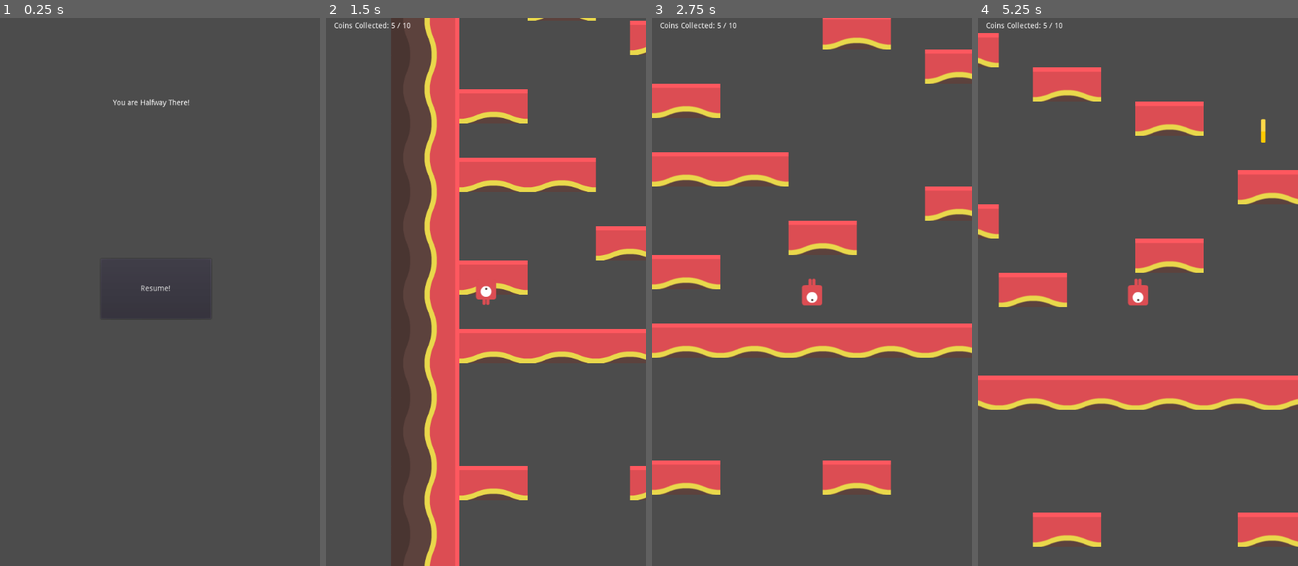
Above: before the commit, frames 1-4 (left to right).
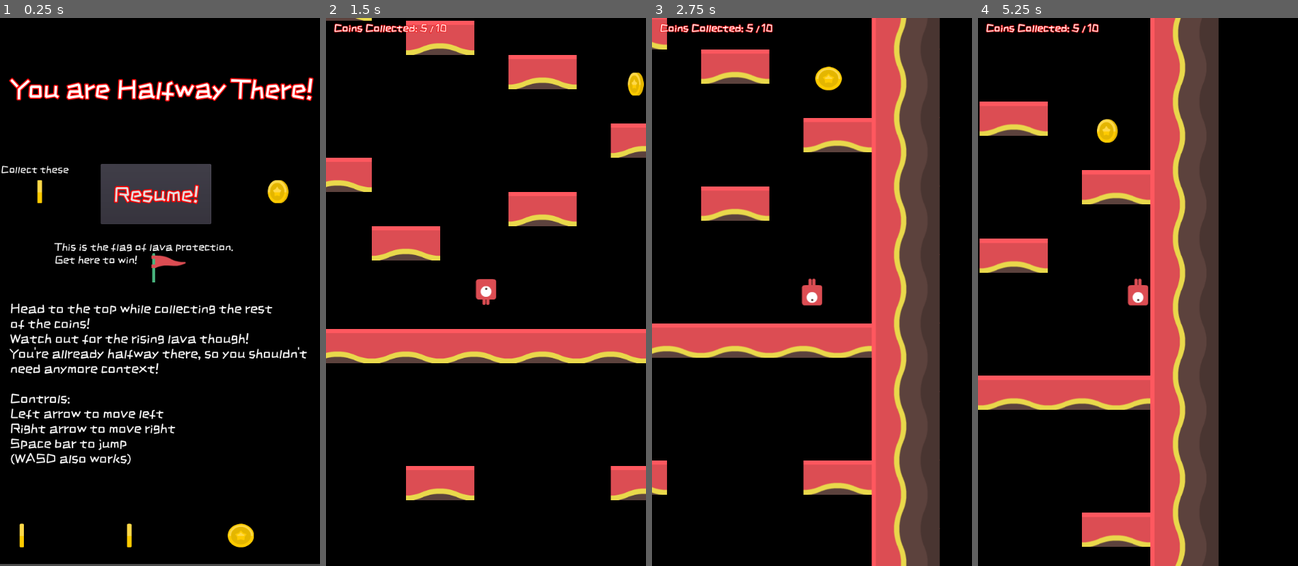
Above: after the commit, the same moments.

Repository: Cecilist/midterm-JDCecil
Game: Godot game, scene res://src/TitleScreen.tscn
Two runs of this game, one before a commit and one after it. Both use one fixed random seed, a clock stepped at 60 frames per second and the inputs below.
Inputs:
- Up to frame 1 (0.25 s): no input
- Up to frame 2 (1.5 s): click "Resume!" at 0.5 s; hold Right (move_right) from 1.28 s (still down); tap Space (jump) at 1.35 s
- Up to frame 3 (2.75 s): keep holding Right (move_right); tap Space (jump) at 1.52, 1.82, 2.1, 2.27, 2.57 s
- Up to frame 4 (5.25 s): release Right (move_right) at 2.78 s; hold Left (move_left) 2.78-3.53 s; tap Space (jump) at 2.85, 3.6, 3.77, 4.07, 4.35, 4.52, 4.82, 5.1 s; hold Right (move_right) 3.53-5.03 s; hold Left (move_left) from 5.03 s (still down)

The runs differ from the first frame. In frame 1, 96% of the frame differs, in the area x 0-100%, y 0-100%; in frame 2, 95%; in frame 3, 88%; in frame 4, 90%.

Commit message:
Added fonts and backgrounds, added coins to title and win screens

Diff:
--- a/project.godot
+++ b/project.godot
@@ -18,6 +18,7 @@
 
 window/size/width=600
 window/size/height=1024
+window/size/resizable=false
 
 [input]
 
--- a/src/AllCoinsWin.tscn
+++ b/src/AllCoinsWin.tscn
@@ -1,39 +1,158 @@
-[gd_scene load_steps=2 format=2]
+[gd_scene load_steps=11 format=2]
 
 [ext_resource path="res://src/GameOver.gd" type="Script" id=1]
+[ext_resource path="res://assets/gold_1.png" type="Texture" id=2]
+[ext_resource path="res://src/ZCOOLKuaiLe-Regular.ttf" type="DynamicFontData" id=3]
+[ext_resource path="res://assets/gold_2.png" type="Texture" id=4]
+[ext_resource path="res://assets/gold_3.png" type="Texture" id=5]
+[ext_resource path="res://assets/gold_4.png" type="Texture" id=6]
+
+[sub_resource type="DynamicFont" id=1]
+size = 45
+outline_size = 2
+outline_color = Color( 1, 0, 0, 1 )
+font_data = ExtResource( 3 )
+
+[sub_resource type="DynamicFont" id=2]
+size = 20
+outline_size = 1
+outline_color = Color( 1, 0.0156863, 0.0156863, 1 )
+font_data = ExtResource( 3 )
+
+[sub_resource type="DynamicFont" id=3]
+size = 20
+outline_size = 1
+outline_color = Color( 1, 0, 0, 1 )
+font_data = ExtResource( 3 )
+
+[sub_resource type="SpriteFrames" id=4]
+animations = [ {
+"frames": [ ExtResource( 2 ), ExtResource( 4 ), ExtResource( 5 ), ExtResource( 6 ) ],
+"loop": true,
+"name": "default",
+"speed": 5.0
+} ]
 
 [node name="AllCoinsWin" type="Node2D"]
 script = ExtResource( 1 )
 
+[node name="ColorRect" type="ColorRect" parent="."]
+margin_left = -24.0
+margin_top = -22.0
+margin_right = 640.0
+margin_bottom = 1043.0
+rect_pivot_offset = Vector2( -255.366, 468.324 )
+color = Color( 0, 0, 0, 1 )
+__meta__ = {
+"_edit_use_anchors_": false
+}
+
 [node name="Label" type="Label" parent="."]
-margin_left = 129.189
-margin_top = 207.13
-margin_right = 573.189
-margin_bottom = 504.13
-text = "Way to go, You made it to the end with all the coins!"
+margin_left = -135.65
+margin_top = 87.6149
+margin_right = 744.35
+margin_bottom = 384.615
+custom_fonts/font = SubResource( 1 )
+text = "Way to go, You made it to
+the end with all the coins!"
+align = 1
 __meta__ = {
 "_edit_use_anchors_": false
 }
 
 [node name="TitleButton" type="Button" parent="."]
-margin_left = 171.045
-margin_top = 288.353
-margin_right = 291.045
-margin_bottom = 346.353
+margin_left = 320.0
+margin_top = 263.0
+margin_right = 462.0
+margin_bottom = 330.0
+custom_fonts/font = SubResource( 2 )
 text = "Back to Title"
 __meta__ = {
 "_edit_use_anchors_": false
 }
 
 [node name="RetryButton" type="Button" parent="."]
-margin_left = 170.0
-margin_top = 366.0
-margin_right = 294.0
-margin_bottom = 435.0
+margin_left = 112.017
+margin_top = 261.348
+margin_right = 236.017
+margin_bottom = 330.348
+custom_fonts/font = SubResource( 3 )
 text = "Play Again?"
 __meta__ = {
 "_edit_use_anchors_": false
 }
 
+[node name="TitleCoin" type="AnimatedSprite" parent="."]
+position = Vector2( 474.64, 491.211 )
+scale = Vector2( 0.587329, 0.518945 )
+frames = SubResource( 4 )
+frame = 2
+playing = true
+offset = Vector2( -730.045, -103.745 )
+
+[node name="TitleCoin2" type="AnimatedSprite" parent="."]
+position = Vector2( 569.392, 491.211 )
+scale = Vector2( 0.587329, 0.518945 )
+frames = SubResource( 4 )
+playing = true
+offset = Vector2( -730.045, -103.745 )
+
+[node name="TitleCoin3" type="AnimatedSprite" parent="."]
+position = Vector2( -451.393, 189.78 )
+scale = Vector2( 0.587329, 0.518945 )
+frames = SubResource( 4 )
+playing = true
+offset = Vector2( 1171.7, 477.108 )
+
+[node name="TitleCoin4" type="AnimatedSprite" parent="."]
+position = Vector2( 757.483, 491.211 )
+scale = Vector2( 0.587329, 0.518945 )
+frames = SubResource( 4 )
+playing = true
+offset = Vector2( -730.045, -103.745 )
+
+[node name="TitleCoin5" type="AnimatedSprite" parent="."]
+position = Vector2( 850.821, 491.211 )
+scale = Vector2( 0.587329, 0.518945 )
+frames = SubResource( 4 )
+playing = true
+offset = Vector2( -730.045, -103.745 )
+
+[node name="TitleCoin6" type="AnimatedSprite" parent="."]
+position = Vector2( 473.835, 603.891 )
+scale = Vector2( 0.587329, 0.518945 )
+frames = SubResource( 4 )
+playing = true
+offset = Vector2( -730.045, -103.745 )
+
+[node name="TitleCoin7" type="AnimatedSprite" parent="."]
+position = Vector2( 569.697, 603.891 )
+scale = Vector2( 0.587329, 0.518945 )
+frames = SubResource( 4 )
+frame = 3
+playing = true
+offset = Vector2( -730.045, -103.745 )
+
+[node name="TitleCoin8" type="AnimatedSprite" parent="."]
+position = Vector2( 759.886, 603.891 )
+scale = Vector2( 0.719945, 0.518945 )
+frames = SubResource( 4 )
+playing = true
+offset = Vector2( -730.045, -103.745 )
+
+[node name="TitleCoin9" type="AnimatedSprite" parent="."]
+position = Vector2( 756.997, 603.891 )
+scale = Vector2( 0.587329, 0.518945 )
+frames = SubResource( 4 )
+playing = true
+offset = Vector2( -730.045, -103.745 )
+
+[node name="TitleCoin10" type="AnimatedSprite" parent="."]
+position = Vector2( 848.553, 603.891 )
+scale = Vector2( 0.587329, 0.518945 )
+frames = SubResource( 4 )
+playing = true
+offset = Vector2( -730.045, -103.745 )
+
 [connection signal="pressed" from="TitleButton" to="." method="_on_TitleButton_pressed"]
 [connection signal="pressed" from="RetryButton" to="." method="_on_RetryButton_pressed"]
--- a/src/GameOver.tscn
+++ b/src/GameOver.tscn
@@ -1,35 +1,64 @@
-[gd_scene load_steps=2 format=2]
+[gd_scene load_steps=6 format=2]
 
 [ext_resource path="res://src/GameOver.gd" type="Script" id=1]
+[ext_resource path="res://src/ZCOOLKuaiLe-Regular.ttf" type="DynamicFontData" id=2]
+
+[sub_resource type="DynamicFont" id=1]
+size = 35
+outline_size = 2
+outline_color = Color( 1, 0, 0, 1 )
+font_data = ExtResource( 2 )
+
+[sub_resource type="DynamicFont" id=2]
+size = 20
+font_data = ExtResource( 2 )
+
+[sub_resource type="DynamicFont" id=3]
+size = 20
+font_data = ExtResource( 2 )
 
 [node name="GameOver" type="Node2D"]
 script = ExtResource( 1 )
 
+[node name="ColorRect" type="ColorRect" parent="."]
+margin_left = -24.0
+margin_right = 634.0
+margin_bottom = 1030.0
+color = Color( 0, 0, 0, 1 )
+__meta__ = {
+"_edit_use_anchors_": false
+}
+
 [node name="Label" type="Label" parent="."]
-margin_left = 129.189
-margin_top = 207.13
-margin_right = 573.189
-margin_bottom = 504.13
-text = "Ope, You lost."
+margin_left = 6.0
+margin_top = 45.0
+margin_right = 579.0
+margin_bottom = 509.0
+custom_fonts/font = SubResource( 1 )
+text = "Game Over!
+You tried to swim in lava"
+align = 1
 __meta__ = {
 "_edit_use_anchors_": false
 }
 
 [node name="TitleButton" type="Button" parent="."]
-margin_left = 171.045
-margin_top = 288.353
-margin_right = 291.045
-margin_bottom = 346.353
+margin_left = 356.0
+margin_top = 250.0
+margin_right = 472.0
+margin_bottom = 318.0
+custom_fonts/font = SubResource( 2 )
 text = "Back to Title"
 __meta__ = {
 "_edit_use_anchors_": false
 }
 
 [node name="RetryButton" type="Button" parent="."]
-margin_left = 170.0
-margin_top = 366.0
-margin_right = 277.0
-margin_bottom = 435.0
+margin_left = 132.701
+margin_top = 249.215
+margin_right = 250.701
+margin_bottom = 318.215
+custom_fonts/font = SubResource( 3 )
 text = "Try again?"
 __meta__ = {
 "_edit_use_anchors_": false
--- a/src/Level.gd
+++ b/src/Level.gd
@@ -2,7 +2,7 @@
 
 var totalCoins : int = 10
 # Since we start "half-way there" we start with half the coins already collected
-var coinsCollected : int = totalCoins / 2
+var coinsCollected : float = totalCoins / 2.0
 var _player : KinematicBody2D
 
 
--- a/src/Level.tscn
+++ b/src/Level.tscn
@@ -9,6 +9,13 @@
 [ext_resource path="res://assets/gold_4.png" type="Texture" id=7]
 [ext_resource path="res://src/Coin.gd" type="Script" id=8]
 [ext_resource path="res://src/flagRed_up.png" type="Texture" id=9]
+[ext_resource path="res://src/ZCOOLKuaiLe-Regular.ttf" type="DynamicFontData" id=10]
+
+[sub_resource type="DynamicFont" id=16]
+size = 20
+outline_size = 1
+outline_color = Color( 1, 0, 0, 1 )
+font_data = ExtResource( 10 )
 
 [sub_resource type="ConvexPolygonShape2D" id=8]
 points = PoolVector2Array( 128, 128, 0, 128, 0, 0, 128, 0 )
@@ -98,11 +105,25 @@
 [sub_resource type="RectangleShape2D" id=7]
 extents = Vector2( 801.772, 387.293 )
 
+[sub_resource type="DynamicFont" id=15]
+size = 200
+font_data = ExtResource( 10 )
+
 [sub_resource type="RectangleShape2D" id=14]
 extents = Vector2( 562.272, 28.1226 )
 
 [node name="Level" type="Node2D"]
 script = ExtResource( 2 )
+
+[node name="Background" type="ColorRect" parent="."]
+margin_left = -750.0
+margin_top = -1395.0
+margin_right = 1920.0
+margin_bottom = 2008.0
+color = Color( 0, 0, 0, 1 )
+__meta__ = {
+"_edit_use_anchors_": false
+}
 
 [node name="HUD" type="CanvasLayer" parent="."]
 
@@ -111,6 +132,7 @@
 margin_top = 8.40897
 margin_right = 127.136
 margin_bottom = 83.409
+custom_fonts/font = SubResource( 16 )
 text = "Coins Collected: 5 / 10"
 __meta__ = {
 "_edit_use_anchors_": false
@@ -122,7 +144,7 @@
 tile_data = PoolIntArray( -1048576, -1610612736, 0, -1048574, 2, 0, -1048572, 2, 0, -1048570, 2, 0, -1048568, 2, 0, -10 …(1532 unchanged characters)…
 
 [node name="SpawnPoint" type="Position2D" parent="."]
-position = Vector2( 172.72, 871.764 )
+position = Vector2( 593.169, 851.582 )
 
 [node name="Coin" type="Area2D" parent="."]
 position = Vector2( 171.715, 220.247 )
@@ -139,7 +161,6 @@
 position = Vector2( -11.5736, 20.2043 )
 scale = Vector2( 0.587329, 0.518945 )
 frames = SubResource( 13 )
-frame = 3
 playing = true
 
 [node name="Coin2" type="Area2D" parent="."]
@@ -157,10 +178,11 @@
 position = Vector2( -11.5736, 20.2043 )
 scale = Vector2( 0.587329, 0.518945 )
 frames = SubResource( 13 )
+frame = 2
 playing = true
 
 [node name="Coin3" type="Area2D" parent="."]
-position = Vector2( 194.368, -153.527 )
+position = Vector2( 381.044, -162.012 )
 script = ExtResource( 8 )
 __meta__ = {
 "_edit_group_": true
@@ -174,7 +196,7 @@
 position = Vector2( -11.5736, 20.2043 )
 scale = Vector2( 0.587329, 0.518945 )
 frames = SubResource( 13 )
-frame = 2
+frame = 3
 playing = true
 
 [node name="Coin4" type="Area2D" parent="."]
@@ -192,7 +214,7 @@
 position = Vector2( -11.5736, 20.2043 )
 scale = Vector2( 0.587329, 0.518945 )
 frames = SubResource( 13 )
-frame = 1
+frame = 2
 playing = true
 
 [node name="Coin5" type="Area2D" parent="."]
@@ -210,6 +232,7 @@
 position = Vector2( -11.5736, 20.2043 )
 scale = Vector2( 0.587329, 0.518945 )
 frames = SubResource( 13 )
+frame = 1
 playing = true
 
 [node name="Lava" type="Area2D" parent="."]
@@ -223,11 +246,11 @@
 position = Vector2( -3.56348, 306.469 )
 shape = SubResource( 7 )
 
-[node name="ColorRect" type="ColorRect" parent="Lava"]
-margin_left = -801.0
+[node name="CoolLavaSprite" type="ColorRect" parent="Lava"]
+margin_left = -1268.0
 margin_top = -89.0
-margin_right = 799.0
-margin_bottom = 691.0
+margin_right = 1384.0
+margin_bottom = 2912.0
 color = Color( 1, 0, 0, 1 )
 __meta__ = {
 "_edit_use_anchors_": false
@@ -238,7 +261,10 @@
 margin_top = -40.0
 margin_right = 511.0
 margin_bottom = 142.0
+custom_fonts/font = SubResource( 15 )
+custom_colors/font_color = Color( 0, 0, 0, 1 )
 text = "Lava"
+align = 1
 __meta__ = {
 "_edit_use_anchors_": false
 }
--- a/src/NotAllCoinsWin.tscn
+++ b/src/NotAllCoinsWin.tscn
@@ -1,35 +1,68 @@
-[gd_scene load_steps=2 format=2]
+[gd_scene load_steps=6 format=2]
 
 [ext_resource path="res://src/GameOver.gd" type="Script" id=1]
+[ext_resource path="res://src/ZCOOLKuaiLe-Regular.ttf" type="DynamicFontData" id=2]
+
+[sub_resource type="DynamicFont" id=1]
+size = 35
+outline_size = 2
+outline_color = Color( 1, 0, 0, 1 )
+font_data = ExtResource( 2 )
+
+[sub_resource type="DynamicFont" id=2]
+size = 20
+outline_size = 1
+outline_color = Color( 1, 0, 0, 1 )
+font_data = ExtResource( 2 )
+
+[sub_resource type="DynamicFont" id=3]
+size = 20
+outline_size = 1
+outline_color = Color( 1, 0, 0, 1 )
+font_data = ExtResource( 2 )
 
 [node name="NotAllCoinsWin" type="Node2D"]
 script = ExtResource( 1 )
 
+[node name="ColorRect" type="ColorRect" parent="."]
+margin_left = -13.0
+margin_right = 607.0
+margin_bottom = 1025.0
+color = Color( 0, 0, 0, 1 )
+__meta__ = {
+"_edit_use_anchors_": false
+}
+
 [node name="Label" type="Label" parent="."]
-margin_left = 42.2355
-margin_top = 195.991
-margin_right = 486.235
-margin_bottom = 495.991
-text = "Way to go, you made it to the end, but you left some coins behind!"
+margin_left = -5.41418
+margin_top = 61.8751
+margin_right = 597.586
+margin_bottom = 361.875
+custom_fonts/font = SubResource( 1 )
+text = "Way to go, you made it to the end,
+but you left some coins behind!"
+align = 1
 __meta__ = {
 "_edit_use_anchors_": false
 }
 
 [node name="TitleButton" type="Button" parent="."]
-margin_left = 171.045
-margin_top = 288.353
-margin_right = 291.045
-margin_bottom = 346.353
+margin_left = 106.0
+margin_top = 205.955
+margin_right = 226.0
+margin_bottom = 271.955
+custom_fonts/font = SubResource( 2 )
 text = "Back to Title"
 __meta__ = {
 "_edit_use_anchors_": false
 }
 
 [node name="RetryButton" type="Button" parent="."]
-margin_left = 170.0
-margin_top = 366.0
-margin_right = 293.0
-margin_bottom = 435.0
+margin_left = 306.0
+margin_top = 206.0
+margin_right = 429.0
+margin_bottom = 272.0
+custom_fonts/font = SubResource( 3 )
 text = "Play Again?"
 __meta__ = {
 "_edit_use_anchors_": false
--- a/src/TitleScreen.tscn
+++ b/src/TitleScreen.tscn
@@ -1,28 +1,164 @@
-[gd_scene load_steps=2 format=2]
+[gd_scene load_steps=14 format=2]
 
 [ext_resource path="res://src/Title Screen.gd" type="Script" id=1]
+[ext_resource path="res://assets/gold_1.png" type="Texture" id=2]
+[ext_resource path="res://src/ZCOOLKuaiLe-Regular.ttf" type="DynamicFontData" id=3]
+[ext_resource path="res://assets/gold_2.png" type="Texture" id=4]
+[ext_resource path="res://assets/gold_3.png" type="Texture" id=5]
+[ext_resource path="res://assets/gold_4.png" type="Texture" id=6]
+[ext_resource path="res://src/flagRed_up.png" type="Texture" id=7]
+
+[sub_resource type="DynamicFont" id=1]
+size = 40
+outline_size = 2
+outline_color = Color( 1, 0, 0, 1 )
+font_data = ExtResource( 3 )
+
+[sub_resource type="DynamicFont" id=2]
+size = 50
+outline_size = 2
+outline_color = Color( 1, 0, 0, 1 )
+font_data = ExtResource( 3 )
+
+[sub_resource type="DynamicFont" id=3]
+size = 25
+font_data = ExtResource( 3 )
+
+[sub_resource type="SpriteFrames" id=4]
+animations = [ {
+"frames": [ ExtResource( 2 ), ExtResource( 4 ), ExtResource( 5 ), ExtResource( 6 ) ],
+"loop": true,
+"name": "default",
+"speed": 5.0
+} ]
+
+[sub_resource type="DynamicFont" id=5]
+size = 19
+font_data = ExtResource( 3 )
+
+[sub_resource type="DynamicFont" id=6]
+size = 20
+font_data = ExtResource( 3 )
 
 [node name="TitleScreen" type="Node2D"]
 script = ExtResource( 1 )
 
+[node name="ColorRect" type="ColorRect" parent="."]
+margin_right = 608.0
+margin_bottom = 1020.0
+color = Color( 0, 0, 0, 1 )
+__meta__ = {
+"_edit_use_anchors_": false
+}
+
 [node name="StartButton" type="Button" parent="."]
-margin_left = 189.397
-margin_top = 449.74
-margin_right = 396.397
-margin_bottom = 561.74
+margin_left = 189.416
+margin_top = 272.772
+margin_right = 396.416
+margin_bottom = 384.772
+custom_fonts/font = SubResource( 1 )
 text = "Resume!"
 __meta__ = {
 "_edit_use_anchors_": false
 }
 
 [node name="Title" type="Label" parent="."]
-margin_left = 211.882
-margin_top = 151.752
-margin_right = 381.882
-margin_bottom = 220.752
+margin_left = 21.705
+margin_top = 107.403
+margin_right = 584.705
+margin_bottom = 244.403
+custom_fonts/font = SubResource( 2 )
 text = "You are Halfway There!"
 __meta__ = {
 "_edit_use_anchors_": false
 }
 
+[node name="Description" type="Label" parent="."]
+margin_left = 19.1599
+margin_top = 529.954
+margin_right = 866.16
+margin_bottom = 834.954
+custom_fonts/font = SubResource( 3 )
+text = "Head to the top while collecting the rest
+of the coins!
+Watch out for the rising lava though!
+You're allready halfway there, so you shouldn't
+need anymore context!
+
+Controls:
+Left arrow to move left
+Right arrow to move right
+Space bar to jump
+(WASD also works)"
+__meta__ = {
+"_edit_use_anchors_": false
+}
+
+[node name="TitleCoin" type="AnimatedSprite" parent="."]
+position = Vector2( 502.924, 378.415 )
+scale = Vector2( 0.587329, 0.518945 )
+frames = SubResource( 4 )
+frame = 2
+playing = true
+offset = Vector2( -730.045, -103.745 )
+
+[node name="TitleCoin2" type="AnimatedSprite" parent="."]
+position = Vector2( 950.303, 378.415 )
+scale = Vector2( 0.587329, 0.518945 )
+frames = SubResource( 4 )
+playing = true
+offset = Vector2( -730.045, -103.745 )
+
+[node name="CollectThese" type="Label" parent="."]
+margin_left = 1.94409
+margin_top = 273.051
+margin_right = 175.944
+margin_bottom = 293.051
+custom_fonts/font = SubResource( 5 )
+text = "Collect these"
+__meta__ = {
+"_edit_use_anchors_": false
+}
+
+[node name="TitleCoin3" type="AnimatedSprite" parent="."]
+position = Vector2( 880.456, 1021.04 )
+scale = Vector2( 0.587329, 0.518945 )
+frames = SubResource( 4 )
+frame = 3
+playing = true
+offset = Vector2( -730.045, -103.745 )
+
+[node name="flagRed_up" type="Sprite" parent="TitleCoin3"]
+position = Vector2( -960.313, -1068.6 )
+scale = Vector2( 1.84746, 1.71685 )
+texture = ExtResource( 7 )
+
+[node name="TitleCoin4" type="AnimatedSprite" parent="."]
+position = Vector2( 670.916, 1021.04 )
+scale = Vector2( 0.587329, 0.518945 )
+frames = SubResource( 4 )
+frame = 2
+playing = true
+offset = Vector2( -730.045, -103.745 )
+
+[node name="TitleCoin5" type="AnimatedSprite" parent="."]
+position = Vector2( 469.593, 1021.04 )
+scale = Vector2( 0.587329, 0.518945 )
+frames = SubResource( 4 )
+frame = 2
+playing = true
+offset = Vector2( -730.045, -103.745 )
+
+[node name="GetHere" type="Label" parent="."]
+margin_left = 103.216
+margin_top = 417.0
+margin_right = 442.216
+margin_bottom = 462.0
+custom_fonts/font = SubResource( 6 )
+text = "This is the flag of lava protection.
+Get here to win!"
+__meta__ = {
+"_edit_use_anchors_": false
+}
+
 [connection signal="pressed" from="StartButton" to="." method="_on_StartButton_pressed"]
Binary file added: assets/ZCOOLKuaiLe-Regular.ttf
Not shown: 1 places in src/Level.tscn that only renumber resources
Binary file added: src/ZCOOLKuaiLe-Regular.ttf
Not shown, changed: README.md
